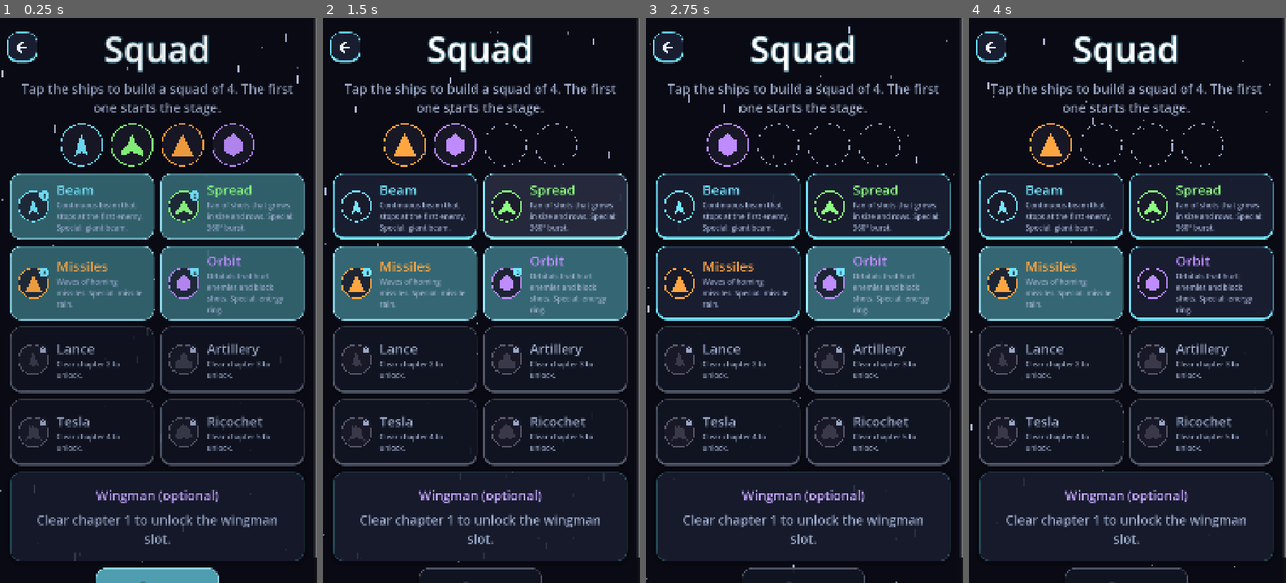
Above: before the commit, frames 1-4 (left to right).
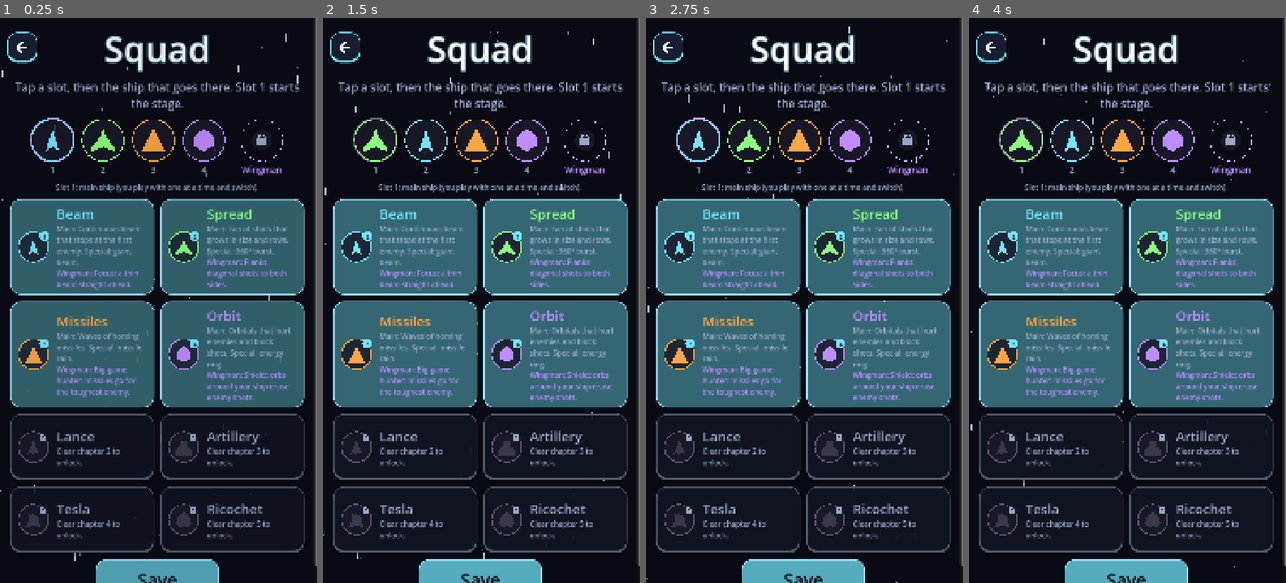
Above: after the commit, the same moments.

Repository: GDPonsoni/Nucleon-Squad-3D
Game: Godot game, scene res://scenes/squad.tscn
Same seed, same stepped clock (60 frames per second), same inputs: the game is played once before the commit and once after it. This scene is started directly instead of the project's main scene.
Inputs (mouse positions are in pixels of both pictures, inside the frame that each line leads up to):
- Up to frame 1 (0.25 s): no input
- Up to frame 2 (1.5 s): click (405, 204) at 0.52 s; click (554, 204) at 1.27 s
- Up to frame 3 (2.75 s): click (728, 249) at 2.02 s
- Up to frame 4 (4 s): click (1051, 283) at 2.77 s; click (1200, 249) at 3.52 s

The runs differ from the first frame. In frame 1, 36% of the frame differs, in the area x 3-100%, y 11-100%; in frame 2, 41%; in frame 3, 45%; in frame 4, 45%.

Commit message:
feat(ui): tela de esquadrão com 4 vagas e vaga de auxiliar
Toque numa vaga e depois numa nave para colocá-la ali (troca de lugar se
já estava em outra vaga). A vaga da auxiliar tem outro formato, rótulo e
botão de remover. Cada cartão mostra o papel da nave como principal e como
auxiliar. Sai a lista separada de auxiliares.

Co-Authored-By: Claude Opus 5.5 <noreply@anthropic.com>

Diff:
--- a/data/i18n/strings.csv
+++ b/data/i18n/strings.csv
@@ -47,7 +47,7 @@
 SHIP_ARTILLERY_DESC,Shells that explode in an area. Special: bombardment.,Projéteis que explodem em área. Especial: bombardeio.,Proyectiles que explotan en área. Especial: bombardeo.
 MENU_SQUAD,Squad,Esquadrão,Escuadrón
 SQUAD_TITLE,Squad,Esquadrão,Escuadrón
-SQUAD_HINT,Tap the ships to build a squad of 4. The first one starts the stage.,Toque nas naves para montar o esquadrão de 4. A primeira começa a fase.,Toca las naves para armar un escuadrón de 4. La primera empieza la fase.
+SQUAD_HINT,"Tap a slot, then the ship that goes there. Slot 1 starts the stage.",Toque numa vaga e depois na nave que vai ocupá-la. A vaga 1 começa a fase.,Toca una vaga y luego la nave que irá allí. La vaga 1 empieza la fase.
 SQUAD_SAVE,Save,Salvar,Guardar
 PLANET_4_NAME,Singularity,Singularidade,Singularidad
 BOSS_4_NAME,Hydra,Hidra,Hidra
@@ -101,7 +101,6 @@
 UPG_OVERDRIVE_NAME,Overdrive,Sobrecarga,Sobrecarga
 UPG_OVERDRIVE_DESC,overall damage %s (no level limit),dano geral %s (sem limite de nível),daño general %s (sin límite de nivel)
 SQUAD_COMPANION,Wingman,Auxiliar,Auxiliar
-SQUAD_COMPANION_HINT,Pick a ship that is not in the squad. It is optional.,Escolha uma nave que não está no esquadrão. É opcional.,Elige una nave que no esté en el escuadrón. Es opcional.
 SQUAD_COMPANION_LOCKED,Clear chapter %d to unlock the wingman slot.,Conclua o capítulo %d para liberar o espaço da nave auxiliar.,Completa el capítulo %d para desbloquear la nave auxiliar.
 SQUAD_LOCKED_SHIP,Clear chapter %d to unlock.,Conclua o capítulo %d para liberar.,Completa el capítulo %d para desbloquear.
 SHIP_TESLA_NAME,Tesla,Tesla,Tesla
@@ -135,10 +134,7 @@
 LANGUAGE_AUTO,Automatic,Automático,Automático
 LANGUAGE_PT_BR,Português,Português,Português
 LANGUAGE_EN,English,English,English
-SQUAD_COMPANION_IN_SQUAD,The wingman must be a ship that is not in the squad.,A auxiliar precisa ser uma nave que não está no esquadrão.,La auxiliar debe ser una nave que no esté en el escuadrón.
 LANGUAGE_ES,Español,Español,Español
-SQUAD_COMPANION_TITLE,Wingman (optional),Nave auxiliar (opcional),Nave auxiliar (opcional)
-SQUAD_COMPANION_NONE,None,Nenhuma,Ninguna
 SQUAD_SLOTS_TITLE,Squad,Esquadrão,Escuadrón
 SETTINGS_PICK_LANGUAGE,Choose the language,Escolha o idioma,Elige el idioma
 ADS_EARN_BUTTON,Watch ad: +%d quarks,Ver anúncio: +%d quarks,Ver anuncio: +%d quarks
@@ -169,3 +165,6 @@
 SHIP_TESLA_AUX_UP,more bolts,mais descargas,más descargas
 SHIP_RICOCHET_AUX,Swarm: shots bounce across many weak enemies.,Enxame: tiros ricocheteiam por muitos inimigos.,Enjambre: disparos rebotan entre muchos enemigos.
 SHIP_RICOCHET_AUX_UP,more bounces,mais ricochetes,más rebotes
+SQUAD_AUX_CLEAR,Remove,Remover,Quitar
+SQUAD_SLOT_MAIN,Slot %d: main ship (you play with one at a time and switch).,Vaga %d: nave principal (você joga com uma de cada vez e troca).,Vaga %d: nave principal (juegas con una a la vez y cambias).
+SQUAD_SLOT_AUX,Wingman (optional): flies beside you with a weaker version that has its own role.,"Auxiliar (opcional): voa ao seu lado com uma versão mais fraca, com papel próprio.","Auxiliar (opcional): vuela a tu lado con una versión más débil, con su propio papel."
--- a/scripts/core/params.gd
+++ b/scripts/core/params.gd
@@ -99,11 +99,10 @@
 var squad_card_size: Vector2 = Vector2(490.0, 225.0)
 var squad_card_icon_size: float = 110.0
 var squad_hint_width: float = 900.0
-var squad_wingman_columns: int = 5  # escolha da nave auxiliar
-var squad_wingman_size: float = 120.0
-var squad_wingman_font_size: int = 26
-var squad_wingman_label_ratio: float = 1.3  # largura do nome em relação ao ícone
 var squad_name_font_size: int = 46
+var squad_hint_font_size: int = 38
+var squad_slot_label_font_size: int = 30  # rótulos embaixo das vagas (1..4, Auxiliar)
+var squad_aux_clear_height: float = 56.0  # botão de remover a auxiliar
 var squad_description_font_size: int = 25
 var squad_button_size: Vector2 = Vector2(420.0, 140.0)
 var back_corner_size: Vector2 = Vector2(104.0, 104.0)  # seta de voltar no canto superior esquerdo
--- a/scripts/ui/squad_screen.gd
+++ b/scripts/ui/squad_screen.gd
@@ -1,18 +1,22 @@
 extends Control
-## Montar o esquadrão: 4 espaços em ordem (o 1º começa a fase) e cartões com todas as
-## naves; tocar num cartão adiciona/remove a nave, tocar num espaço a remove.
-## Abaixo, a seção da nave auxiliar (opcional): uma fileira com "Nenhuma" e as naves.
-## Um toque escolhe; naves do esquadrão e bloqueadas não podem ser a auxiliar.
-## Salvar só fica ativo com o esquadrão completo.
+## Montar o esquadrão: no topo, 4 vagas do esquadrão (a 1ª começa a fase) e 1 vaga de
+## auxiliar, de outro formato. Toque numa vaga e depois numa nave da lista para colocá-la
+## ali; se a nave já estava em outra vaga, as duas trocam de lugar. Cada cartão mostra o
+## que a nave faz como principal e como auxiliar. A auxiliar é opcional e tem botão de
+## remover. Salvar grava tudo; Voltar sai sem salvar.
+
+const AUX_SLOT: int = -1  # índice da vaga da auxiliar em _selected
 
 var _roster: Array[BodyData] = []
-var _chosen: Array[BodyData] = []
+var _chosen: Array[BodyData] = []  # 4 vagas do esquadrão (pode ter null enquanto monta)
 var _companion: BodyData
-var _slots: Array[ShipIcon] = []
+var _selected: int = 0  # vaga escolhida: 0..3 ou AUX_SLOT
+var _slot_icons: Array[ShipIcon] = []
+var _aux_icon: ShipIcon
+var _aux_clear: Button
+var _slot_info: Label
 var _cards: Array[Button] = []
 var _card_icons: Array[ShipIcon] = []
-var _wingman_buttons: Array[Button] = []  # 0 = "Nenhuma", depois uma por nave do elenco
-var _wingman_icons: Array[ShipIcon] = []
 var _save_button: Button
 
 
@@ -44,9 +48,16 @@
 	var hint := UiFactory.make_subtitle("SQUAD_HINT")
 	hint.autowrap_mode = TextServer.AUTOWRAP_WORD_SMART
 	hint.custom_minimum_size.x = Params.squad_hint_width
+	hint.add_theme_font_size_override("font_size", Params.squad_hint_font_size)
 	column.add_child(hint)
 
 	column.add_child(_build_slots())
+	_slot_info = UiFactory.make_subtitle("")
+	_slot_info.auto_translate_mode = Node.AUTO_TRANSLATE_MODE_DISABLED
+	_slot_info.autowrap_mode = TextServer.AUTOWRAP_WORD_SMART
+	_slot_info.custom_minimum_size.x = Params.squad_hint_width
+	_slot_info.add_theme_font_size_override("font_size", Params.squad_description_font_size)
+	column.add_child(_slot_info)
 
 	var grid := GridContainer.new()
 	grid.columns = Params.squad_columns
@@ -55,8 +66,6 @@
 	column.add_child(grid)
 	for body in _roster:
 		grid.add_child(_make_card(body))
-
-	column.add_child(_build_wingman())
 
 	var buttons := HBoxContainer.new()
 	buttons.alignment = BoxContainer.ALIGNMENT_CENTER
@@ -72,71 +81,57 @@
 	_refresh()
 
 
-## Espaços do esquadrão, em ordem.
+## Fileira de vagas: 4 do esquadrão, um separador e a vaga da auxiliar (com rótulos embaixo).
 func _build_slots() -> HBoxContainer:
 	var row := HBoxContainer.new()
 	row.alignment = BoxContainer.ALIGNMENT_CENTER
 	row.add_theme_constant_override("separation", Params.squad_spacing)
 	for i in Params.squad_size:
-		var slot := _icon_button(Params.squad_slot_size)
-		slot.pressed.connect(_on_slot_pressed.bind(i))
-		row.add_child(slot)
-		_slots.append(slot.get_child(0) as ShipIcon)
+		var cell := _slot_cell(str(i + 1), Params.ui_muted_text_color)
+		var button := cell.get_child(0) as Button
+		button.pressed.connect(_on_slot_pressed.bind(i))
+		_slot_icons.append(button.get_child(0) as ShipIcon)
+		row.add_child(cell)
+	var divider := ColorRect.new()
+	divider.color = Color(Params.companion_powerup_color, 0.5)
+	divider.custom_minimum_size = Vector2(3.0, Params.squad_slot_size * 0.8)
+	divider.size_flags_vertical = Control.SIZE_SHRINK_CENTER
+	row.add_child(divider)
+	var aux_cell := _slot_cell(tr("SQUAD_AUX_LABEL"), Params.companion_powerup_color)
+	var aux_button := aux_cell.get_child(0) as Button
+	aux_button.pressed.connect(_on_slot_pressed.bind(AUX_SLOT))
+	_aux_icon = aux_button.get_child(0) as ShipIcon
+	_aux_icon.auxiliary = true
+	_aux_icon.locked = not SaveGame.is_companion_unlocked()
+	# Remover a auxiliar (ela é opcional)
+	_aux_clear = Button.new()
+	_aux_clear.flat = true
+	_aux_clear.focus_mode = Control.FOCUS_NONE
+	_aux_clear.text = tr("SQUAD_AUX_CLEAR")
+	_aux_clear.auto_translate_mode = Node.AUTO_TRANSLATE_MODE_DISABLED
+	_aux_clear.add_theme_font_size_override("font_size", Params.squad_slot_label_font_size)
+	_aux_clear.add_theme_color_override("font_color", Params.ui_muted_text_color)
+	_aux_clear.custom_minimum_size.y = Params.squad_aux_clear_height
+	_aux_clear.pressed.connect(_on_aux_clear_pressed)
+	aux_cell.add_child(_aux_clear)
+	row.add_child(aux_cell)
 	return row
 
 
-## Seção da nave auxiliar: título e a fileira de escolha (ou o aviso de bloqueio).
-func _build_wingman() -> PanelContainer:
-	var box := VBoxContainer.new()
-	box.alignment = BoxContainer.ALIGNMENT_CENTER
-	box.add_theme_constant_override("separation", Params.squad_spacing)
-	var title := UiFactory.make_subtitle("SQUAD_COMPANION_TITLE")
-	title.add_theme_color_override("font_color", Params.quark_color)
-	box.add_child(title)
-	var text_width: float = Params.squad_hint_width - Params.ui_panel_padding * 2.0
-	if not SaveGame.is_companion_unlocked():
-		var locked := UiFactory.make_subtitle("")
-		locked.auto_translate_mode = Node.AUTO_TRANSLATE_MODE_DISABLED
-		locked.text = tr("SQUAD_COMPANION_LOCKED") % Params.companion_unlock_chapter
-		locked.autowrap_mode = TextServer.AUTOWRAP_WORD_SMART
-		locked.custom_minimum_size.x = text_width
-		box.add_child(locked)
-		return UiFactory.make_panel(box)
-	var hint := UiFactory.make_subtitle("SQUAD_COMPANION_HINT")
-	hint.autowrap_mode = TextServer.AUTOWRAP_WORD_SMART
-	hint.custom_minimum_size.x = text_width
-	hint.add_theme_font_size_override("font_size", Params.squad_description_font_size)
-	box.add_child(hint)
-	var grid := GridContainer.new()
-	grid.columns = Params.squad_wingman_columns
-	grid.size_flags_horizontal = Control.SIZE_SHRINK_CENTER
-	grid.add_theme_constant_override("h_separation", Params.squad_spacing)
-	grid.add_theme_constant_override("v_separation", Params.squad_spacing)
-	box.add_child(grid)
-	var options: Array = [null]
-	options.append_array(_roster)
-	for body in options:
-		var cell := VBoxContainer.new()
-		cell.alignment = BoxContainer.ALIGNMENT_CENTER
-		grid.add_child(cell)
-		var button := _icon_button(Params.squad_wingman_size)
-		button.pressed.connect(_on_wingman_pressed.bind(body))
-		cell.add_child(button)
-		var icon := button.get_child(0) as ShipIcon
-		icon.body = body
-		var label := Label.new()
-		label.text = tr("SQUAD_COMPANION_NONE") if body == null else tr(body.name_key)
-		label.auto_translate_mode = Node.AUTO_TRANSLATE_MODE_DISABLED
-		label.horizontal_alignment = HORIZONTAL_ALIGNMENT_CENTER
-		label.add_theme_font_size_override("font_size", Params.squad_wingman_font_size)
-		# Largura um pouco maior que o ícone e fonte reduzida: o nome nunca é cortado
-		var label_width: float = Params.squad_wingman_size * Params.squad_wingman_label_ratio
-		label.custom_minimum_size.x = label_width
-		label.add_theme_font_size_override("font_size", UiFactory.fit_font_size(label.text, label_width, Params.squad_wingman_font_size))
-		cell.add_child(label)
-		_wingman_buttons.append(button)
-		_wingman_icons.append(icon)
-	return UiFactory.make_panel(box)
+## Vaga: ícone tocável e rótulo embaixo.
+func _slot_cell(label_text: String, label_color: Color) -> VBoxContainer:
+	var cell := VBoxContainer.new()
+	cell.alignment = BoxContainer.ALIGNMENT_BEGIN
+	cell.add_theme_constant_override("separation", 4)
+	cell.add_child(_icon_button(Params.squad_slot_size))
+	var label := Label.new()
+	label.text = label_text
+	label.auto_translate_mode = Node.AUTO_TRANSLATE_MODE_DISABLED
+	label.horizontal_alignment = HORIZONTAL_ALIGNMENT_CENTER
+	label.add_theme_color_override("font_color", label_color)
+	label.add_theme_font_size_override("font_size", UiFactory.fit_font_size(label_text, Params.squad_slot_size, Params.squad_slot_label_font_size))
+	cell.add_child(label)
+	return cell
 
 
 ## Botão quadrado e sem fundo com um ícone de nave dentro.
@@ -179,82 +174,133 @@
 	texts.alignment = BoxContainer.ALIGNMENT_CENTER
 	texts.size_flags_horizontal = Control.SIZE_EXPAND_FILL
 	texts.mouse_filter = Control.MOUSE_FILTER_IGNORE
+	texts.add_theme_constant_override("separation", 2)
 	row.add_child(texts)
 	var name_label := Label.new()
 	name_label.text = body.name_key
 	name_label.add_theme_color_override("font_color", body.color if unlocked else Params.ui_muted_text_color)
 	name_label.add_theme_font_size_override("font_size", Params.squad_name_font_size)
 	texts.add_child(name_label)
-	var description := UiFactory.make_subtitle(body.description_key)
-	description.horizontal_alignment = HORIZONTAL_ALIGNMENT_LEFT
-	description.autowrap_mode = TextServer.AUTOWRAP_WORD_SMART
-	description.add_theme_font_size_override("font_size", Params.squad_description_font_size)
-	if not unlocked:
-		description.auto_translate_mode = Node.AUTO_TRANSLATE_MODE_DISABLED
-		description.text = tr("SQUAD_LOCKED_SHIP") % body.unlock_chapter
-	texts.add_child(description)
+	var lines: Array[Label] = []
+	if unlocked:
+		lines.append(_card_line("%s: %s" % [tr("SQUAD_MAIN_LABEL"), tr(body.description_key)], Params.ui_muted_text_color))
+		lines.append(_card_line("%s: %s" % [tr("SQUAD_AUX_LABEL"), tr(body.companion_description_key)], Params.companion_powerup_color))
+	else:
+		lines.append(_card_line(tr("SQUAD_LOCKED_SHIP") % body.unlock_chapter, Params.ui_muted_text_color))
+	for line in lines:
+		texts.add_child(line)
 
 	# O cartão cresce se o texto (que muda com o idioma) não couber na altura mínima
-	card.resized.connect(_fit_card_height.bind(card, name_label, description))
+	card.resized.connect(_fit_card_height.bind(card, name_label, lines))
 	_cards.append(card)
 	_card_icons.append(icon)
 	return card
 
 
-func _fit_card_height(card: Button, name_label: Label, description: Label) -> void:
+func _card_line(text: String, color: Color) -> Label:
+	var label := Label.new()
+	label.text = text
+	label.auto_translate_mode = Node.AUTO_TRANSLATE_MODE_DISABLED
+	label.autowrap_mode = TextServer.AUTOWRAP_WORD_SMART
+	label.add_theme_color_override("font_color", color)
+	label.add_theme_font_size_override("font_size", Params.squad_description_font_size)
+	return label
+
+
+func _fit_card_height(card: Button, name_label: Label, lines: Array[Label]) -> void:
 	var text_width: float = card.size.x - Params.ui_button_padding * 3.0 - Params.squad_card_icon_size
 	if text_width <= 0.0:
 		return
-	var font: Font = description.get_theme_font("font")
-	var desc_height: float = font.get_multiline_string_size(description.atr(description.text),
-		HORIZONTAL_ALIGNMENT_LEFT, text_width, description.get_theme_font_size("font_size")).y
-	var name_height: float = name_label.get_theme_font("font").get_height(Params.squad_name_font_size)
-	var needed: float = maxf(Params.squad_card_size.y, name_height + desc_height + Params.ui_button_padding * 2.0)
+	var needed: float = name_label.get_theme_font("font").get_height(Params.squad_name_font_size)
+	for line in lines:
+		needed += line.get_theme_font("font").get_multiline_string_size(line.text, HORIZONTAL_ALIGNMENT_LEFT,
+			text_width, Params.squad_description_font_size).y + 2.0
+	needed = maxf(Params.squad_card_size.y, needed + Params.ui_button_padding * 2.0)
 	if absf(card.custom_minimum_size.y - needed) > 1.0:
 		card.custom_minimum_size.y = needed
 
 
+func _on_slot_pressed(slot: int) -> void:
+	_selected = slot
+	_refresh()
+
+
+## Coloca a nave na vaga escolhida; se ela estava em outra vaga, as duas trocam.
 func _on_card_pressed(body: BodyData) -> void:
-	if body in _chosen:
-		_chosen.erase(body)
-	elif _chosen.size() < Params.squad_size:
-		_chosen.append(body)
-		# Uma nave não pode estar no esquadrão e ser a auxiliar ao mesmo tempo
-		if body == _companion:
-			_companion = null
+	if _selected == AUX_SLOT and not SaveGame.is_companion_unlocked():
+		_refresh()
+		return
+	var from: int = _slot_of(body)
+	if from == _selected:
+		_refresh()
+		return
+	var previous: BodyData = _get_slot(_selected)
+	_set_slot(_selected, body)
+	if from != -2:
+		# A nave saiu da outra vaga: a que estava aqui vai para lá (a auxiliar pode ficar vazia)
+		_set_slot(from, previous)
+	Audio.play(&"ui_confirm")
+	# Se alguma vaga do esquadrão ficou vazia, ela passa a ser a escolhida
+	var empty: int = _chosen.find(null)
+	if empty >= 0:
+		_selected = empty
 	_refresh()
 
 
-func _on_slot_pressed(index: int) -> void:
-	if index < _chosen.size():
-		_chosen.remove_at(index)
+func _on_aux_clear_pressed() -> void:
+	_companion = null
+	Audio.play(&"ui_back")
 	_refresh()
 
 
-func _on_wingman_pressed(body: BodyData) -> void:
-	if body != null and (body in _chosen or not SaveGame.is_ship_unlocked(body)):
+## Vaga onde a nave está: 0..3, AUX_SLOT ou -2 (fora).
+func _slot_of(body: BodyData) -> int:
+	if body == _companion:
+		return AUX_SLOT
+	var index: int = _chosen.find(body)
+	return index if index >= 0 else -2
+
+
+func _get_slot(slot: int) -> BodyData:
+	if slot == AUX_SLOT:
+		return _companion
+	return _chosen[slot] if slot < _chosen.size() else null
+
+
+func _set_slot(slot: int, body: BodyData) -> void:
+	if slot == AUX_SLOT:
+		_companion = body
 		return
-	_companion = body
-	_refresh()
-
-
-## Espaços, número e marca de auxiliar nos cartões, escolha da auxiliar e botão Salvar.
+	while _chosen.size() <= slot:
+		_chosen.append(null)
+	_chosen[slot] = body
+
+
+## Vagas, destaque da vaga escolhida, marcas nos cartões e botão Salvar.
 func _refresh() -> void:
-	for i in _slots.size():
-		_slots[i].body = _chosen[i] if i < _chosen.size() else null
+	for i in _slot_icons.size():
+		_slot_icons[i].body = _get_slot(i)
+		_slot_icons[i].highlighted = _selected == i
+	_aux_icon.body = _companion
+	_aux_icon.highlighted = _selected == AUX_SLOT
+	_aux_clear.visible = _companion != null
+	_slot_info.text = _slot_text()
+	_slot_info.add_theme_color_override("font_color",
+		Params.companion_powerup_color if _selected == AUX_SLOT else Params.ui_muted_text_color)
 	for i in _roster.size():
-		var position_in_squad: int = _chosen.find(_roster[i])
-		_cards[i].set_pressed_no_signal(position_in_squad >= 0)
-		_card_icons[i].number = position_in_squad + 1
-		_card_icons[i].auxiliary = _roster[i] == _companion
-	for i in _wingman_buttons.size():
-		var body: BodyData = null if i == 0 else _roster[i - 1]
-		var blocked: bool = body != null and (body in _chosen or not SaveGame.is_ship_unlocked(body))
-		_wingman_buttons[i].disabled = blocked
-		_wingman_buttons[i].modulate.a = 0.35 if blocked else 1.0
-		_wingman_icons[i].locked = blocked
-		_wingman_icons[i].highlighted = body == _companion
-	_save_button.disabled = _chosen.size() != Params.squad_size
+		var slot: int = _slot_of(_roster[i])
+		_cards[i].set_pressed_no_signal(slot != -2)
+		_card_icons[i].number = slot + 1 if slot >= 0 else 0
+		_card_icons[i].auxiliary = slot == AUX_SLOT
+	_save_button.disabled = _chosen.size() != Params.squad_size or _chosen.has(null)
+
+
+func _slot_text() -> String:
+	if _selected == AUX_SLOT:
+		if not SaveGame.is_companion_unlocked():
+			return tr("SQUAD_COMPANION_LOCKED") % Params.companion_unlock_chapter
+		return tr("SQUAD_SLOT_AUX")
+	return tr("SQUAD_SLOT_MAIN") % (_selected + 1)
 
 
 func _on_save_pressed() -> void:
--- a/tests/ui_smoke.gd
+++ b/tests/ui_smoke.gd
@@ -76,6 +76,11 @@
 					await get_tree().process_frame
 					overflow += _check_overflow(scene, "upgrades %s %s" % [node.id, language])
 				SaveGame.unlock_everything = true
+			# Esquadrão: vaga da auxiliar e troca de lugar entre vagas
+			if scene.has_method("_on_card_pressed"):
+				failures += _check_squad_slots(scene, language)
+				await get_tree().process_frame
+				overflow += _check_overflow(scene, "squad trocas %s" % language)
 			# Seletor: confere cada capítulo
 			if scene.has_method("_show_chapter"):
 				for c in Session.campaign.planets.size():
@@ -349,3 +354,26 @@
 		printerr("TEXTO FORA DO CARTÃO [%s] \"%s\"" % [label, lbl.text.left(40)])
 		return 1
 	return 0
+
+
+func _check_squad_slots(scene: Node, language: String) -> int:
+	var roster: Array = scene.get("_roster")
+	var chosen: Array = scene.get("_chosen")
+	var spare: BodyData = null
+	for body in roster:
+		if not chosen.has(body):
+			spare = body
+			break
+	var first: BodyData = chosen[0]
+	scene.call("_on_slot_pressed", -1)
+	scene.call("_on_card_pressed", spare)
+	var ok: bool = scene.get("_companion") == spare
+	scene.call("_on_slot_pressed", 0)
+	scene.call("_on_card_pressed", spare)
+	ok = ok and scene.get("_chosen")[0] == spare and scene.get("_companion") == first
+	scene.call("_on_aux_clear_pressed")
+	ok = ok and scene.get("_companion") == null and not (scene.get("_save_button") as Button).disabled
+	if not ok:
+		printerr("FALHOU: vagas do esquadrão [%s]" % language)
+		return 1
+	return 0
